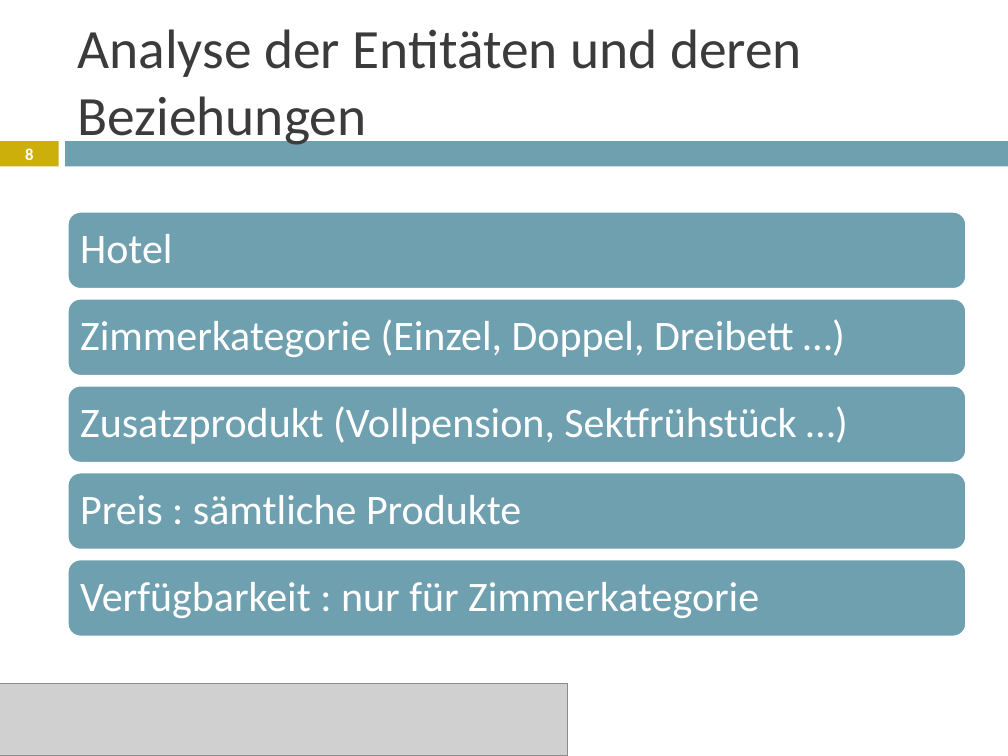
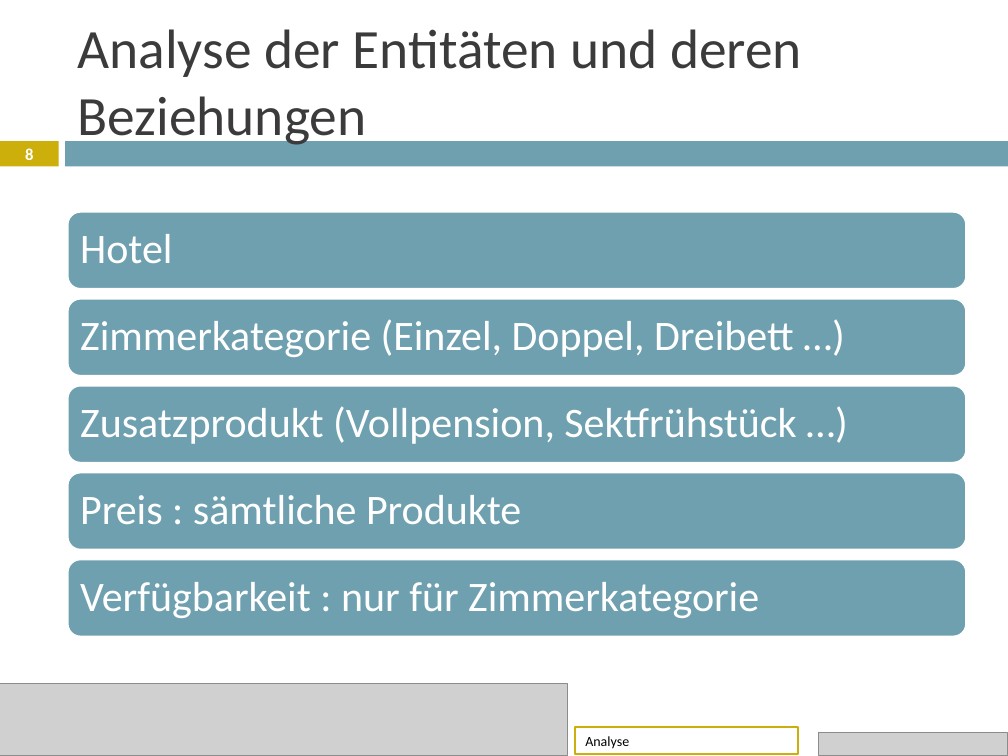
Before and after one commit to janhelmle/weiterbildung_fachinformatiker_ihk_projektantrag, a slide deck: slide 8 of praesentation/Projektpräsentation.pptx. Drawn at 1008x756 pixels with LibreOffice and Linux fonts; fonts in the diff are those of the drawing; grey boxes stand for pictures. Boxes give left, top, right and bottom in pixels: in the first picture for what was removed or moved away, otherwise in the second. Text is boxed around its words. In the diff, an @@ line names an element or a change of style, - is before the commit and + after.

```diff
--- a/praesentation/Projektpräsentation.pptx
+++ b/praesentation/Projektpräsentation.pptx
@@ rectangle added at (576, 727, 797, 754), fill #FFFFFF, outline #CCAF0A 1.5 pt, 10 pt, text #000000 @@
+Analyse
@@ picture added at (818, 733, 1008, 756) @@
```
Also in this commit, not shown: 16 other slides changed.
